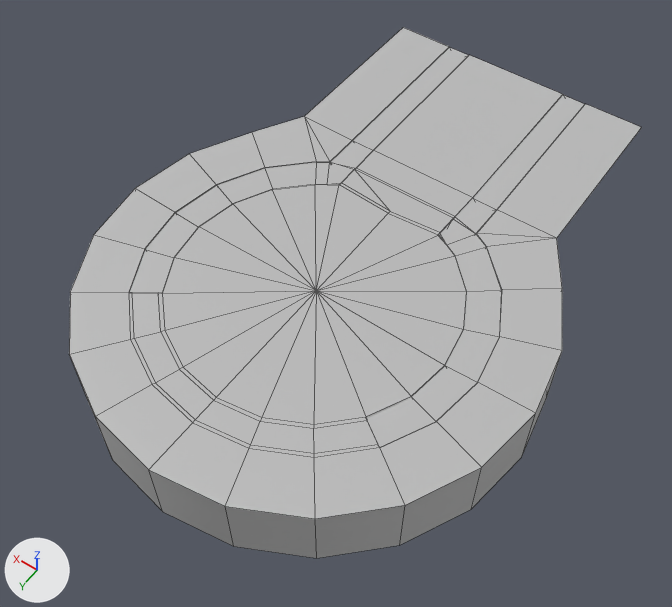
A saved change to the FBX model PFB_ANSART_GOY_KODRA/Assets/_FBX/sol_rotonde.fbx.
Both versions are drawn from a 50 mm camera at (-30.46, 38.67, 15.98) aimed at (-23.39, 28.78, 0.43). Arrows for +X, +Y and +Z are at lower left; the lights stay in place. Mesh edges are drawn as thin lines. Where no turn or scale is listed for an object, it has been applied to the vertices.

The older version as bpy lines, for what is in view:
```python
me_mesh = bpy.data.meshes.new('Mesh')
me_mesh.from_pydata(...)  # 256 vertices, 233 faces; spans x -4.92..4.92, y -6.6..6.6, z -0.83..0.83
me_mesh.materials.append(mat_lambert1)  # grey #bcbcbc
ob_polysurface320 = bpy.data.objects.new('polySurface320', me_mesh)
ob_polysurface320.location = (-23.34, 27.69, 0.64)
```
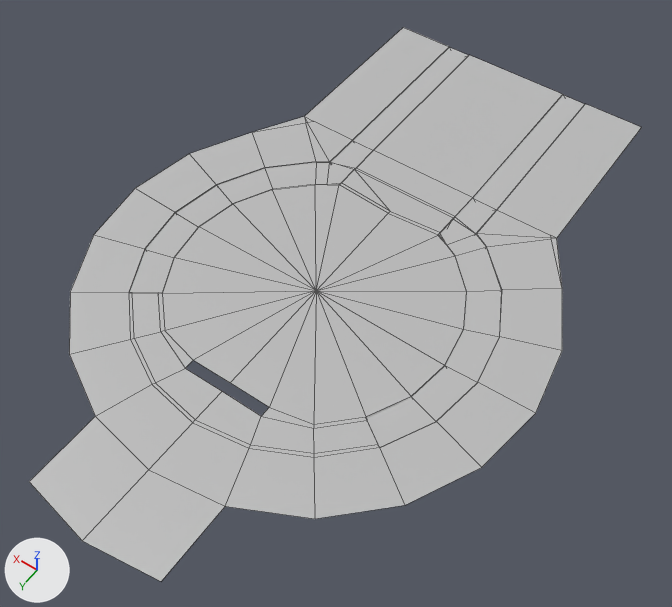
The newer file is also turned or shifted as a whole; pictures and numbers use the older file's frame.

Where the change shows, as pixel boxes [x1, y1, x2, y2] in the pictures (672 x 607 px; the box of a moved part takes in the faces that stretch with it):
'polySurface320', reshaped (7% wider): before [69, 27, 642, 558]; after [29, 27, 642, 581]
part 1 of me_mesh, moved or reshaped: before [71, 27, 642, 558]; after [29, 27, 642, 581]

The change, as a list of edits to the scene's bpy script:
```text
Add mat_mat_verre:
    mat_mat_verre = principled_material('Mat_verre')
    mat_mat_verre.base_color = (0.5, 0.5, 0.5)  # grey #bcbcbc
    mat_mat_verre.roughness = 0.749
Change me_mesh:
    used by ob_polysurface320; location = (-23.34, 27.69, 0.64)
    remove me_mesh.from_pydata(...)  # 256 vertices, 233 faces; spans x -4.92..4.92, y -6.6..6.6, z -0.83..0.83
    add me_mesh.from_pydata(...)  # 248 vertices, 223 faces; spans x -4.92..4.92, y -6.6..8.21, z 0.19..0.83
    me_mesh part 1
    18 vertices are removed from x -4.92..4.92, y -2.37..6.36, z -0.83..0.82
    30 faces are deleted
    5 vertices move from x -0.96..0.96, y 4.64..6.6, z -0.83..0.82 to x -0.92..0.89, y 4.39..8.21, z 0.82
    10 vertices are added at x -3.18..3.16, y -2.34..7.97, z 0.82..0.83
    20 new faces join them, mat_lambert1 (grey #bcbcbc)
    add me_mesh.materials.append(mat_mat_verre)  # grey #bcbcbc
```
